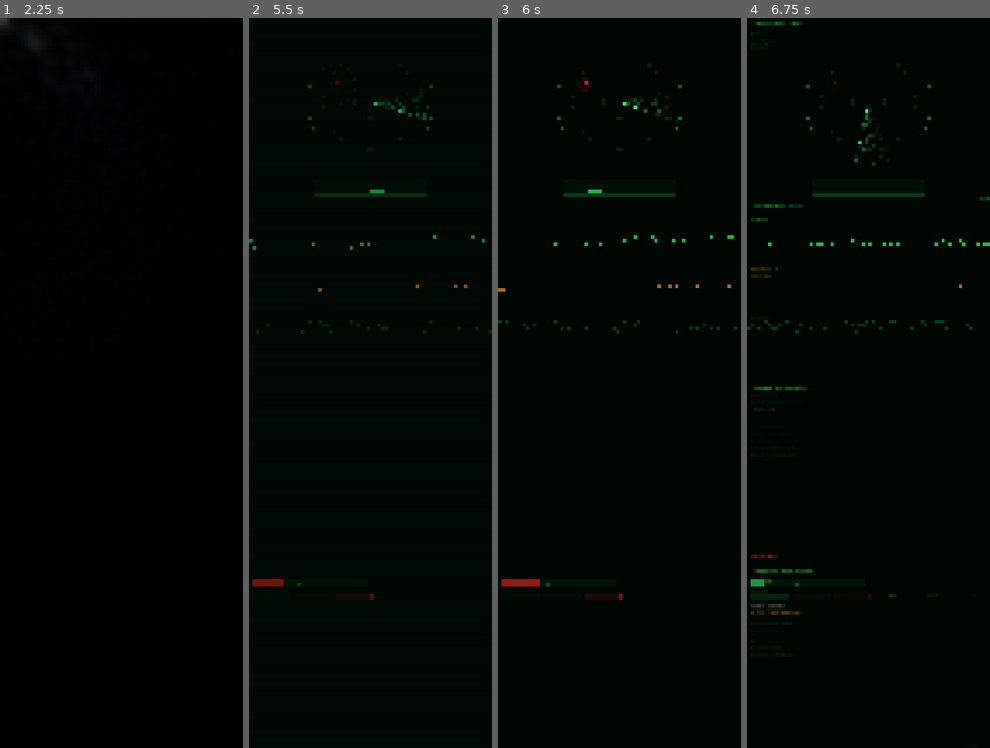
Above: before the commit, frames 1-4 (left to right).
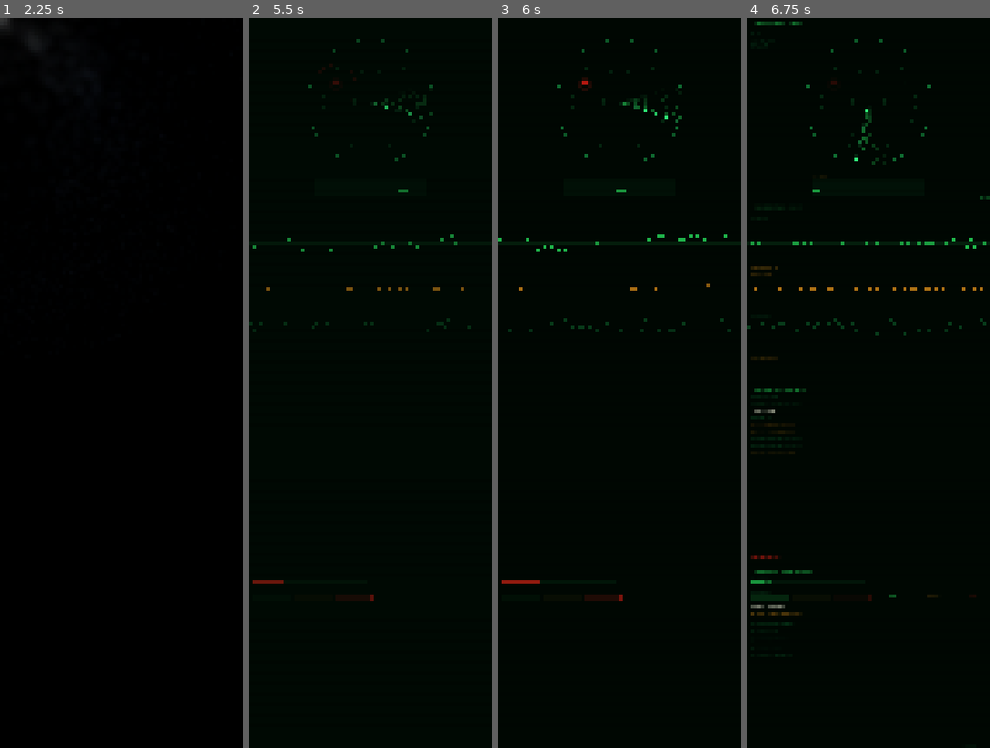
Above: after the commit, the same moments.

Repository: PDXDJN/GD_4_monitor_stack
Game: Godot game, scene res://core/Launcher.tscn
Two runs of this game, one before a commit and one after it. Both use one fixed random seed, a clock stepped at 60 frames per second and the inputs below.
Inputs:
- Up to frame 1 (2.25 s): tap Enter at 0.5, 2 s; hold Right 0.53-1.28 s; tap M at 0.6, 1.35 s; tap Space at 1.25 s; hold Left 1.28-2.03 s; hold Right from 2.03 s (still down); tap F at 2.1 s
- Up to frame 2 (5.5 s): tap M at 2.3, 3.05, 3.6, 4.35, 5.3 s; tap Space at 2.75, 4.25 s; tap N at 2.85 s; tap Enter at 3.5 s; release Right at 3.53 s; hold Left from 3.53 s (still down); tap F at 5.1 s
- Up to frame 3 (6 s): release Left at 5.78 s; hold Right from 5.78 s (still down); tap N at 5.85 s
- Up to frame 4 (6.75 s): keep holding Right; tap M at 6.05, 6.6 s

Frame 1 is identical in both runs. In frame 2, 1.1% of the frame differs, in the area x 0-100%, y 2-80%; in frame 3, 1.3%; in frame 4, 2.0%, in the area x 0-100%, y 2-84%.

Commit message:
Add M key to span window across all physical monitors
M toggles between spanning the Godot window across the full bounding rect
of all connected displays (for the real 4-monitor rig) and restoring the
previous window state. Sets content_scale_aspect=IGNORE so the 1024×3072
framebuffer maps 1:1 onto the combined monitor surface with no letterboxing.
Press M again to return to the previous size/position.

Co-Authored-By: Claude Sonnet 4.6 <noreply@anthropic.com>

Diff:
--- a/autoload/App.gd
+++ b/autoload/App.gd
@@ -5,7 +5,9 @@
 ## Depends on: Logger, Config, RNG, EventBus, RenderProfile (loaded from core)
 
 var station_time: float = 0.0
-var _pre_fit_size := Vector2i(0, 0)  # non-zero when window is currently fit-to-screen
+var _pre_fit_size := Vector2i(0, 0)   # non-zero when window is currently fit-to-screen
+var _pre_span_size := Vector2i(0, 0)  # non-zero when spanning all physical monitors
+var _pre_span_pos  := Vector2i(0, 0)
 
 func _ready() -> void:
 	Log.info("App: starting up")
@@ -47,6 +49,8 @@
 	match kc:
 		KEY_F:
 			_toggle_fullscreen()
+		KEY_M:
+			_toggle_monitor_span()
 		KEY_F1:
 			var overlay := get_tree().get_root().find_child("DebugOverlay", true, false)
 			if overlay:
@@ -81,6 +85,51 @@
 		get_window().position = (screen - Vector2i(win_w, win_h)) / 2
 
 
+func _toggle_monitor_span() -> void:
+	# Span the window across all physical monitors so each panel fills one screen.
+	# Requires the OS window to be in windowed (not fullscreen) mode.
+	if _is_embedded():
+		Log.warn("App: monitor span not supported in editor preview")
+		return
+	var win := get_window()
+	if _pre_span_size != Vector2i(0, 0):
+		# Restore pre-span state.
+		DisplayServer.window_set_mode(DisplayServer.WINDOW_MODE_WINDOWED)
+		win.size     = _pre_span_size
+		win.position = _pre_span_pos
+		_pre_span_size = Vector2i(0, 0)
+		get_tree().root.content_scale_aspect = Window.CONTENT_SCALE_ASPECT_KEEP
+		Input.set_mouse_mode(Input.MOUSE_MODE_VISIBLE)
+		Log.info("App: monitor span off")
+	else:
+		# Save current state and span across all screens.
+		_pre_span_size = win.size
+		_pre_span_pos  = win.position
+		# Must be windowed to move/resize across multiple screens.
+		DisplayServer.window_set_mode(DisplayServer.WINDOW_MODE_WINDOWED)
+		var span := _get_all_screens_rect()
+		win.size     = span.size
+		win.position = span.position
+		# IGNORE letterboxing so 1024×3072 content maps 1:1 onto the combined rect.
+		get_tree().root.content_scale_aspect = Window.CONTENT_SCALE_ASPECT_IGNORE
+		Input.set_mouse_mode(Input.MOUSE_MODE_HIDDEN)
+		Log.info("App: spanning monitors", {"screens": DisplayServer.get_screen_count(), "rect": span})
+
+
+func _get_all_screens_rect() -> Rect2i:
+	var count := DisplayServer.get_screen_count()
+	if count == 0:
+		return Rect2i(Vector2i.ZERO, DisplayServer.screen_get_size())
+	var min_x := 999999;  var min_y := 999999
+	var max_x := -999999; var max_y := -999999
+	for i in count:
+		var pos := DisplayServer.screen_get_position(i)
+		var sz  := DisplayServer.screen_get_size(i)
+		min_x = mini(min_x, pos.x);        min_y = mini(min_y, pos.y)
+		max_x = maxi(max_x, pos.x + sz.x); max_y = maxi(max_y, pos.y + sz.y)
+	return Rect2i(Vector2i(min_x, min_y), Vector2i(max_x - min_x, max_y - min_y))
+
+
 func _toggle_fullscreen() -> void:
 	# win.mode changes are unsupported in editor preview windows, so we
 	# toggle by resizing: save current size, fit to screen, then restore.
